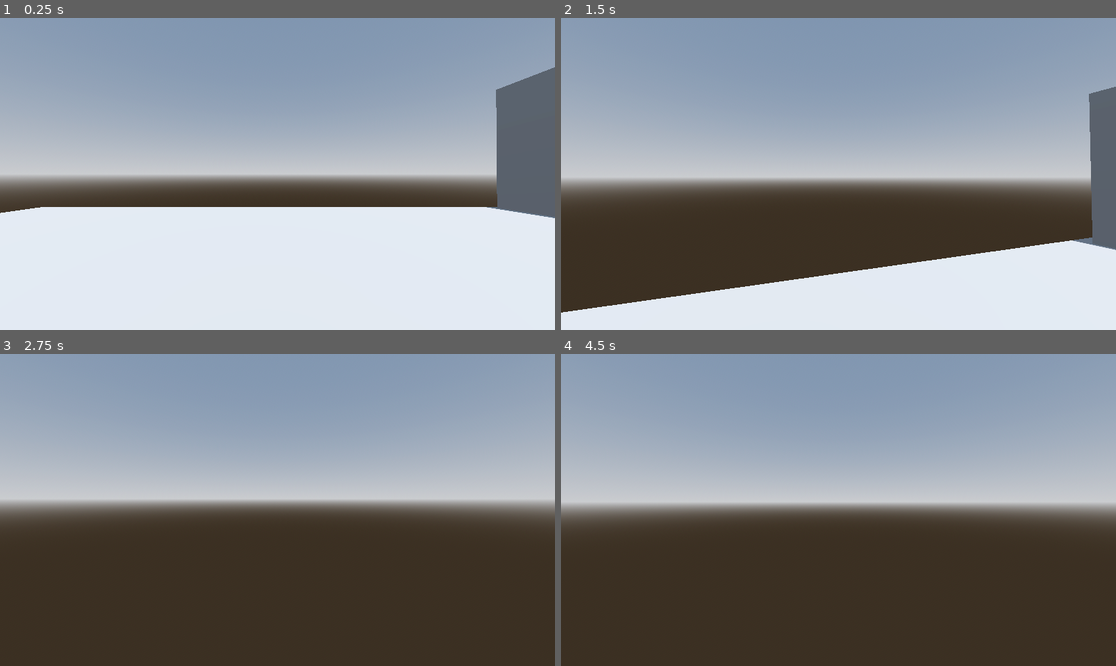
Above: before the commit, frames 1-4 (two rows, left to right).
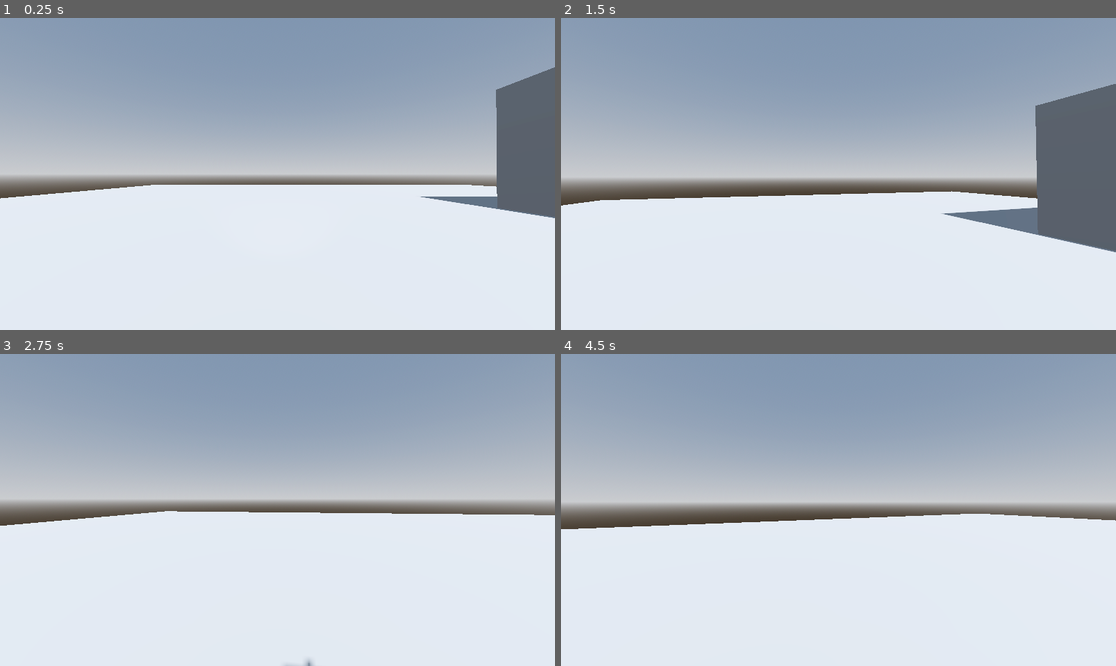
Above: after the commit, the same moments.

Repository: christiannoll/Basic3DGame
Game: Godot game, scene res://Scenes/level.tscn
The game is run twice, just before and just after one commit, with the same random seed, the same clock (stepped at 60 frames per second) and the same inputs.
Inputs (mouse positions are in pixels of both pictures, inside the frame that each line leads up to):
- Up to frame 1 (0.25 s): no input
- Up to frame 2 (1.5 s): tap Enter at 0.5 s; move the mouse to (866, 174) at 0.52 s; hold W (forward) from 0.53 s (still down); tap F (flashlight, bound only after the commit) at 0.6 s; tap Space (jump) at 0.77 s; tap Shift (sprint, bound only after the commit) at 0.8, 1.35 s; move the mouse to (810, 174) at 1.27 s
- Up to frame 3 (2.75 s): keep holding W (forward); tap Space (jump) at 1.52 s; tap F (flashlight, bound only after the commit) at 1.55, 2.1 s; move the mouse to (288, 503) at 2.02 s; tap Shift (sprint, bound only after the commit) at 2.3 s
- Up to frame 4 (4.5 s): keep holding W (forward); move the mouse to (832, 516) at 2.77 s; tap Shift (sprint, bound only after the commit) at 2.85, 3.8, 4.35 s; tap Space (jump) at 3.02, 3.77 s; tap F (flashlight, bound only after the commit) at 3.05, 3.6 s; move the mouse to (877, 513) at 3.52 s; move the mouse to (794, 506) at 4.27 s

The runs differ from the first frame. In frame 1, 5.8% of the frame differs, in the area x 0-90%, y 53-63%; in frame 2, 27%; in frame 3, 48%, in the area x 0-100%, y 50-100%; in frame 4, 47%.

Commit message:
Added sprint slider

Diff:
--- a/Scenes/level.tscn
+++ b/Scenes/level.tscn
@@ -1,5 +1,6 @@
-[gd_scene load_steps=7 format=3 uid="uid://bc8inpmgj57ne"]
+[gd_scene load_steps=8 format=3 uid="uid://bc8inpmgj57ne"]
 
+[ext_resource type="PackedScene" uid="uid://b611342n8rhyw" path="res://Scenes/ui.tscn" id="1_k5f4k"]
 [ext_resource type="PackedScene" uid="uid://cd3tju67xah55" path="res://Scenes/player.tscn" id="1_tumq0"]
 
 [sub_resource type="ProceduralSkyMaterial" id="ProceduralSkyMaterial_51e2h"]
@@ -21,6 +22,8 @@
 
 [node name="level" type="Node3D"]
 
+[node name="UI" parent="." instance=ExtResource("1_k5f4k")]
+
 [node name="WorldEnvironment" type="WorldEnvironment" parent="."]
 environment = SubResource("Environment_k5f4k")
 
@@ -29,7 +32,7 @@
 shadow_enabled = true
 
 [node name="floor" type="StaticBody3D" parent="."]
-transform = Transform3D(30, 0, 0, 0, 1, 0, 0, 0, 30, 0, 0, 0)
+transform = Transform3D(42.629066, 0, 0, 0, 1, 0, 0, 0, 69.39393, 0, 0, 0)
 
 [node name="CollisionShape3D" type="CollisionShape3D" parent="floor"]
 shape = SubResource("BoxShape3D_51e2h")
--- a/Scenes/player.tscn
+++ b/Scenes/player.tscn
@@ -1,7 +1,8 @@
-[gd_scene load_steps=5 format=3 uid="uid://cd3tju67xah55"]
+[gd_scene load_steps=6 format=3 uid="uid://cd3tju67xah55"]
 
 [ext_resource type="Script" uid="uid://dcp8xocw3hx2a" path="res://Scripts/player.gd" id="1_v0iea"]
 [ext_resource type="Script" uid="uid://dmpepy5ak3nxf" path="res://Scripts/camera.gd" id="2_cvnsp"]
+[ext_resource type="Script" uid="uid://cjfu2ol6d78b2" path="res://Scripts/flashlight.gd" id="3_6t5aa"]
 
 [sub_resource type="CapsuleShape3D" id="CapsuleShape3D_f60y1"]
 
@@ -21,5 +22,11 @@
 transform = Transform3D(1, 0, 0, 0, 1, 0, 0, 0, 1, 0, 0.47735733, 0.00034552813)
 script = ExtResource("2_cvnsp")
 
+[node name="flashlight" type="SpotLight3D" parent="head"]
+transform = Transform3D(1, 0, 0, 0, 1, 0, 0, 0, 1, 0, -0.02269882, -0.53628415)
+spot_range = 15.0
+spot_angle = 25.0
+script = ExtResource("3_6t5aa")
+
 [node name="Camera3D" type="Camera3D" parent="head"]
 transform = Transform3D(1, 0, 0, 0, 1, 0, 0, 0, 1, 0, 0, -0.325)
--- /dev/null
+++ b/Scenes/ui.tscn
@@ -0,0 +1,24 @@
+[gd_scene load_steps=2 format=3 uid="uid://b611342n8rhyw"]
+
+[sub_resource type="ImageTexture" id="ImageTexture_wviqb"]
+
+[node name="UI" type="Control"]
+layout_mode = 3
+anchors_preset = 15
+anchor_right = 1.0
+anchor_bottom = 1.0
+offset_right = 2266.0
+offset_bottom = 1078.0
+grow_horizontal = 2
+grow_vertical = 2
+
+[node name="sprint_slider" type="HSlider" parent="."]
+layout_mode = 0
+offset_left = 187.0
+offset_top = 468.0
+offset_right = 957.0
+offset_bottom = 630.0
+theme_override_icons/grabber = SubResource("ImageTexture_wviqb")
+max_value = 1.0
+step = 0.0
+value = 1.0
--- /dev/null
+++ b/Scripts/flashlight.gd
@@ -0,0 +1,6 @@
+extends SpotLight3D
+
+# Called every frame. 'delta' is the elapsed time since the previous frame.
+func _process(delta: float) -> void:
+	if Input.is_action_just_pressed("flashlight"):
+		visible = !visible
--- a/Scripts/player.gd
+++ b/Scripts/player.gd
@@ -1,8 +1,28 @@
 extends CharacterBody3D
 
 
-const SPEED = 5.0
+var ORIGINAL_SPEED
+var SPEED = 3.0
+var SPRINT_SPEED = 7.0
 const JUMP_VELOCITY = 4.5
+var sprint_slider
+var sprint_drain_amount = 0.1
+var sprint_refresh_amount = 0.1
+
+func _ready() -> void:
+	ORIGINAL_SPEED = SPEED
+	sprint_slider = get_node("/root/" + get_tree().current_scene.name + "/UI/sprint_slider")
+
+func _process(delta: float) -> void:
+	if SPEED == SPRINT_SPEED:
+		sprint_slider.value = sprint_slider.value - sprint_drain_amount * delta
+		if sprint_slider.value == sprint_slider.min_value:
+			SPEED = ORIGINAL_SPEED
+	if SPEED != SPRINT_SPEED:
+		if sprint_slider.value < sprint_slider.max_value:
+			sprint_slider.value = sprint_slider.value + sprint_refresh_amount * delta
+		if sprint_slider.value == sprint_slider.max_value:
+			sprint_slider.visible = false
 
 
 func _physics_process(delta: float) -> void:
@@ -21,6 +41,11 @@
 	if direction:
 		velocity.x = direction.x * SPEED
 		velocity.z = direction.z * SPEED
+		if Input.is_action_just_pressed("sprint"):
+			sprint_slider.visible = true
+			SPEED = SPRINT_SPEED
+		if Input.is_action_just_released("sprint"):
+			SPEED = ORIGINAL_SPEED
 	else:
 		velocity.x = move_toward(velocity.x, 0, SPEED)
 		velocity.z = move_toward(velocity.z, 0, SPEED)
--- a/project.godot
+++ b/project.godot
@@ -42,3 +42,13 @@
 "events": [Object(InputEventKey,"resource_local_to_scene":false,"resource_name":"","device":-1,"window_id":0,"alt_press …(191 unchanged characters)…
 ]
 }
+flashlight={
+"deadzone": 0.2,
+"events": [Object(InputEventKey,"resource_local_to_scene":false,"resource_name":"","device":-1,"window_id":0,"alt_pressed":false,"shift_pressed":false,"ctrl_pressed":false,"meta_pressed":false,"pressed":false,"keycode":70,"physical_keycode":0,"key_label":0,"unicode":102,"location":0,"echo":false,"script":null)
+]
+}
+sprint={
+"deadzone": 0.2,
+"events": [Object(InputEventKey,"resource_local_to_scene":false,"resource_name":"","device":-1,"window_id":0,"alt_pressed":false,"shift_pressed":false,"ctrl_pressed":false,"meta_pressed":false,"pressed":false,"keycode":4194325,"physical_keycode":0,"key_label":0,"unicode":0,"location":0,"echo":false,"script":null)
+]
+}
Not shown, added: Scripts/flashlight.gd.uid
